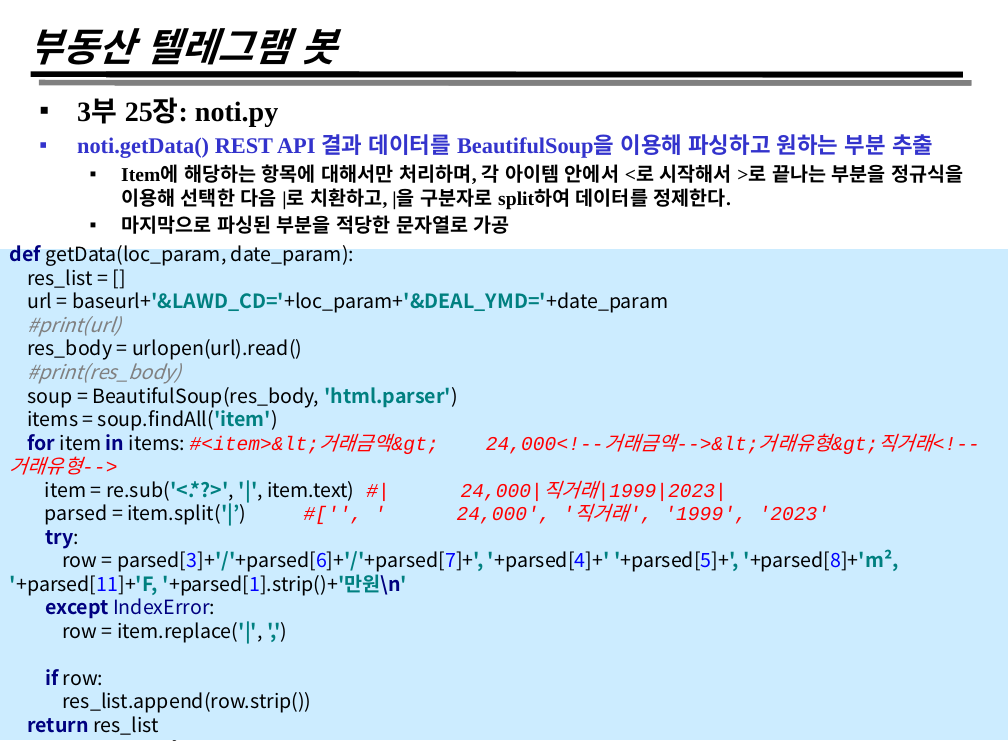
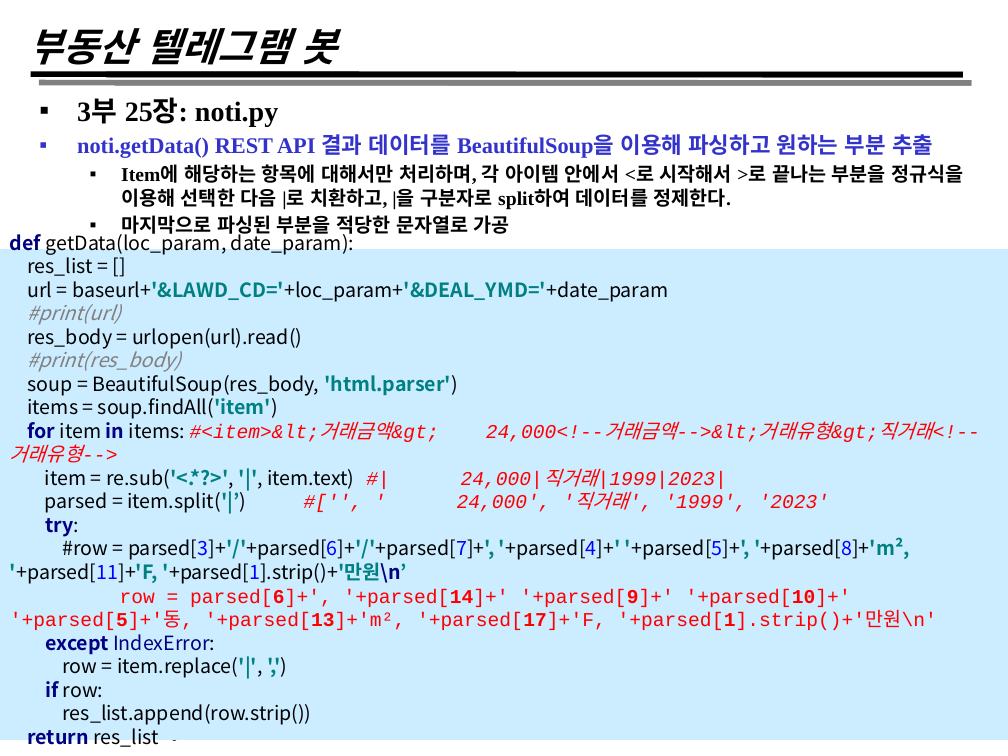
Before and after one commit to triglan/Y24_S1, a slide deck: slide 21 of Script/_LectureData/chapter25.pptx (slide 20 before the commit). Drawn at 1008x756 pixels with LibreOffice and Linux fonts; fonts in the diff are those of the drawing. Boxes give left, top, right and bottom in pixels: in the first picture for what was removed or moved away, otherwise in the second. Text is boxed around its words. In the diff, an @@ line names an element or a change of style, - is before the commit and + after.

```diff
--- a/Script/_LectureData/chapter25.pptx
+++ b/Script/_LectureData/chapter25.pptx
@@ text in rectangle at [10,253,937,749]: text changed @@
-def getData(loc_param, date_param):
-res_list = []
-url = baseurl+'&LAWD_CD='+loc_param+'&DEAL_YMD='+date_param
-#print(url)
-res_body = urlopen(url).read()
-#print(res_body)
-soup = BeautifulSoup(res_body, 'html.parser')
-items = soup.findAll('item')
-for item in items: #<item>&lt;거래금액&gt; 24,000<!--거래금액-->&lt;거래유형&gt;직거래<!--거래유형-->
-item = re.sub('<.*?>', '|', item.text) #| 24,000|직거래|1999|2023|
-parsed = item.split('|’) #['', ' 24,000', '직거래', '1999', '2023'
-try:
-row = parsed[3]+'/'+parsed[6]+'/'+parsed[7]+', '+parsed[4]+' '+parsed[5]+', '+parsed[8]+'m², '+parsed[11]+'F, '+parsed[1].strip()+'만원\n'
-except IndexError:
-row = item.replace('|', ',')
-if row:
-res_list.append(row.strip())
-return res_list
+def getData(loc_param, date_param):
+res_list = []
+url = baseurl+'&LAWD_CD='+loc_param+'&DEAL_YMD='+date_param
+#print(url)
+res_body = urlopen(url).read()
+#print(res_body)
+soup = BeautifulSoup(res_body, 'html.parser')
+items = soup.findAll('item')
+for item in items: #<item>&lt;거래금액&gt; 24,000<!--거래금액-->&lt;거래유형&gt;직거래<!--거래유형-->
+item = re.sub('<.*?>', '|', item.text) #| 24,000|직거래|1999|2023|
+parsed = item.split('|’) #['', ' 24,000', '직거래', '1999', '2023'
+try:
+#row = parsed[3]+'/'+parsed[6]+'/'+parsed[7]+', '+parsed[4]+' '+parsed[5]+', '+parsed[8]+'m², '+parsed[11]+'F, '+parsed[1].strip()+'만원\n’
+row = parsed[6]+', '+parsed[14]+' '+parsed[9]+' '+parsed[10]+' '+parsed[5]+'동, '+parsed[13]+'m², '+parsed[17]+'F, '+parsed[1].strip()+'만원\n'
+except IndexError:
+row = item.replace('|', ',')
+if row:
+res_list.append(row.strip())
+return res_list
```
Also in this commit, not shown: 1 other slide changed, 1 slide added, 3 other files.
